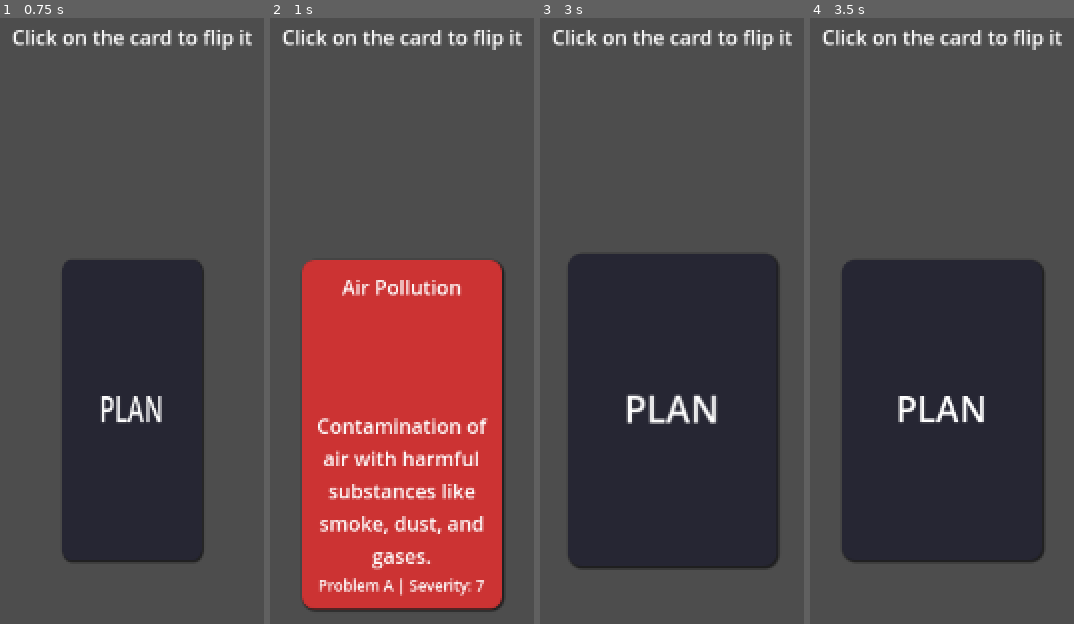
Above: before the commit, frames 1-4 (left to right).
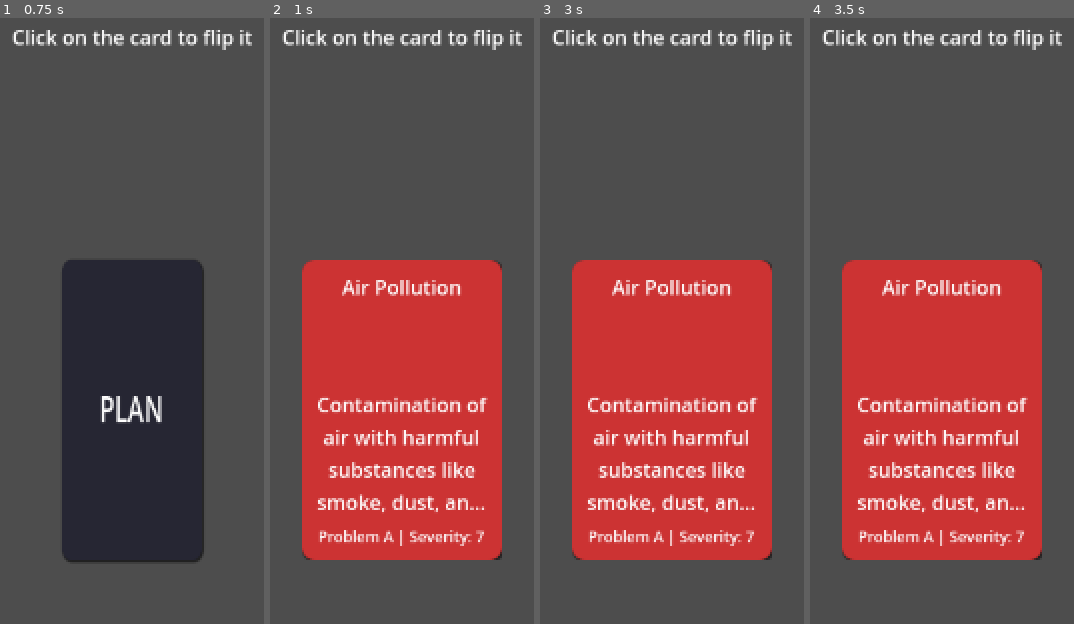
Above: after the commit, the same moments.

Repository: notalentgeek/plan-game
Game: Godot game, scene res://demos/card/simple_card_demo.tscn
Same seed, same stepped clock (60 frames per second), same inputs: the game is played once before the commit and once after it.
Inputs (mouse positions are in pixels of both pictures, inside the frame that each line leads up to):
- Up to frame 1 (0.75 s): tap Enter at 0.5 s; click (132, 411) at 0.67 s
- Up to frame 2 (1 s): no input
- Up to frame 3 (3 s): tap Space at 1.25, 2.75 s; move the mouse to (outside the picture) at 1.27 s; click (outside the picture) at 1.42 s; tap Enter at 2 s; move the mouse to (outside the picture) at 2.02 s; click (outside the picture) at 2.17 s; move the mouse to (592, 587) at 2.77 s; click (592, 587) at 2.92 s
- Up to frame 4 (3.5 s): no input

Frame 1 is identical in both runs. In frame 2, 14% of the frame differs, in the area x 12-89%, y 41-99%; in frame 3, 41%, in the area x 10-91%, y 38-91%; in frame 4, 38%.

Commit message:
Fixed Card Inconsistency
The next thing to do is to smooth the animation.

Diff:
--- a/plan-game/scripts/classes/card_visual.gd
+++ b/plan-game/scripts/classes/card_visual.gd
@@ -75,11 +75,21 @@
 	"""
 	Create the visual structure of the card.
 	"""
+	# Create a container to enforce consistent size
+	var card_container = Control.new()
+	card_container.name = "CardContainer"
+	card_container.custom_minimum_size = Vector2(CARD_WIDTH, CARD_HEIGHT)
+	card_container.size = Vector2(CARD_WIDTH, CARD_HEIGHT)
+	card_container.mouse_filter = Control.MOUSE_FILTER_PASS # Pass input events to parent
+	add_child(card_container)
+
 	# Create front of card
 	card_front = PanelContainer.new()
 	card_front.name = "CardFront"
+	card_front.custom_minimum_size = Vector2(CARD_WIDTH, CARD_HEIGHT)
 	card_front.size = Vector2(CARD_WIDTH, CARD_HEIGHT)
 	card_front.mouse_filter = Control.MOUSE_FILTER_IGNORE
+	card_front.clip_contents = true # Prevent content from expanding panel
 
 	# Set up front panel style
 	var front_style = StyleBoxFlat.new()
@@ -91,7 +101,7 @@
 	front_style.shadow_size = 2
 	front_style.shadow_offset = Vector2(1, 1)
 	card_front.add_theme_stylebox_override("panel", front_style)
-	add_child(card_front)
+	card_container.add_child(card_front)
 
 	# Add content container to the front
 	var front_margin = MarginContainer.new()
@@ -114,6 +124,8 @@
 	card_name_label.horizontal_alignment = HORIZONTAL_ALIGNMENT_CENTER
 	card_name_label.add_theme_font_size_override("font_size", 16)
 	card_name_label.add_theme_color_override("font_color", Color.WHITE)
+	card_name_label.clip_text = true # Truncate text if too long
+	card_name_label.max_lines_visible = 1 # Only show one line
 	content_container.add_child(card_name_label)
 
 	# Card icon/image
@@ -121,8 +133,7 @@
 	card_icon.name = "CardIcon"
 	card_icon.expand_mode = TextureRect.EXPAND_IGNORE_SIZE
 	card_icon.stretch_mode = TextureRect.STRETCH_KEEP_ASPECT_CENTERED
-	card_icon.stretch_mode = TextureRect.STRETCH_KEEP_ASPECT_CENTERED
-	card_icon.custom_minimum_size = Vector2(0, 80)
+	card_icon.custom_minimum_size = Vector2(0, 60) # Reduce height slightly
 	card_icon.size_flags_vertical = Control.SIZE_SHRINK_CENTER
 	content_container.add_child(card_icon)
 
@@ -135,6 +146,8 @@
 	card_description_label.vertical_alignment = VERTICAL_ALIGNMENT_CENTER
 	card_description_label.add_theme_color_override("font_color", Color.WHITE)
 	card_description_label.size_flags_vertical = Control.SIZE_EXPAND_FILL
+	card_description_label.max_lines_visible = 6 # Limit to 6 lines max
+	card_description_label.text_overrun_behavior = TextServer.OVERRUN_TRIM_ELLIPSIS # Add ... if truncated
 	content_container.add_child(card_description_label)
 
 	# Card details (letter code, severity, solvable problems)
@@ -144,11 +157,14 @@
 	card_details_label.horizontal_alignment = HORIZONTAL_ALIGNMENT_CENTER
 	card_details_label.add_theme_font_size_override("font_size", 12)
 	card_details_label.add_theme_color_override("font_color", Color.WHITE)
+	card_details_label.clip_text = true # Truncate text if too long
+	card_details_label.max_lines_visible = 1 # Only show one line
 	content_container.add_child(card_details_label)
 
-	# Create back of card
+	# Create back of card with IDENTICAL sizing
 	card_back = PanelContainer.new()
 	card_back.name = "CardBack"
+	card_back.custom_minimum_size = Vector2(CARD_WIDTH, CARD_HEIGHT)
 	card_back.size = Vector2(CARD_WIDTH, CARD_HEIGHT)
 	card_back.mouse_filter = Control.MOUSE_FILTER_IGNORE
 
@@ -162,7 +178,7 @@
 	back_style.shadow_size = 2
 	back_style.shadow_offset = Vector2(1, 1)
 	card_back.add_theme_stylebox_override("panel", back_style)
-	add_child(card_back)
+	card_container.add_child(card_back)
 
 	# Add PLAN logo to the back
 	var back_margin = MarginContainer.new()
@@ -205,13 +221,13 @@
 
 	# Track for front visibility
 	var front_track = flip_to_front_anim.add_track(Animation.TYPE_VALUE)
-	flip_to_front_anim.track_set_path(front_track, "CardFront:visible")
+	flip_to_front_anim.track_set_path(front_track, "CardContainer/CardFront:visible")
 	flip_to_front_anim.track_insert_key(front_track, 0.0, false)
 	flip_to_front_anim.track_insert_key(front_track, 0.15, true)
 
 	# Track for back visibility
 	var back_track = flip_to_front_anim.add_track(Animation.TYPE_VALUE)
-	flip_to_front_anim.track_set_path(back_track, "CardBack:visible")
+	flip_to_front_anim.track_set_path(back_track, "CardContainer/CardBack:visible")
 	flip_to_front_anim.track_insert_key(back_track, 0.0, true)
 	flip_to_front_anim.track_insert_key(back_track, 0.15, false)
 
@@ -230,13 +246,13 @@
 
 	# Track for front visibility
 	front_track = flip_to_back_anim.add_track(Animation.TYPE_VALUE)
-	flip_to_back_anim.track_set_path(front_track, "CardFront:visible")
+	flip_to_back_anim.track_set_path(front_track, "CardContainer/CardFront:visible")
 	flip_to_back_anim.track_insert_key(front_track, 0.0, true)
 	flip_to_back_anim.track_insert_key(front_track, 0.15, false)
 
 	# Track for back visibility
 	back_track = flip_to_back_anim.add_track(Animation.TYPE_VALUE)
-	flip_to_back_anim.track_set_path(back_track, "CardBack:visible")
+	flip_to_back_anim.track_set_path(back_track, "CardContainer/CardBack:visible")
 	flip_to_back_anim.track_insert_key(back_track, 0.0, false)
 	flip_to_back_anim.track_insert_key(back_track, 0.15, true)
 
